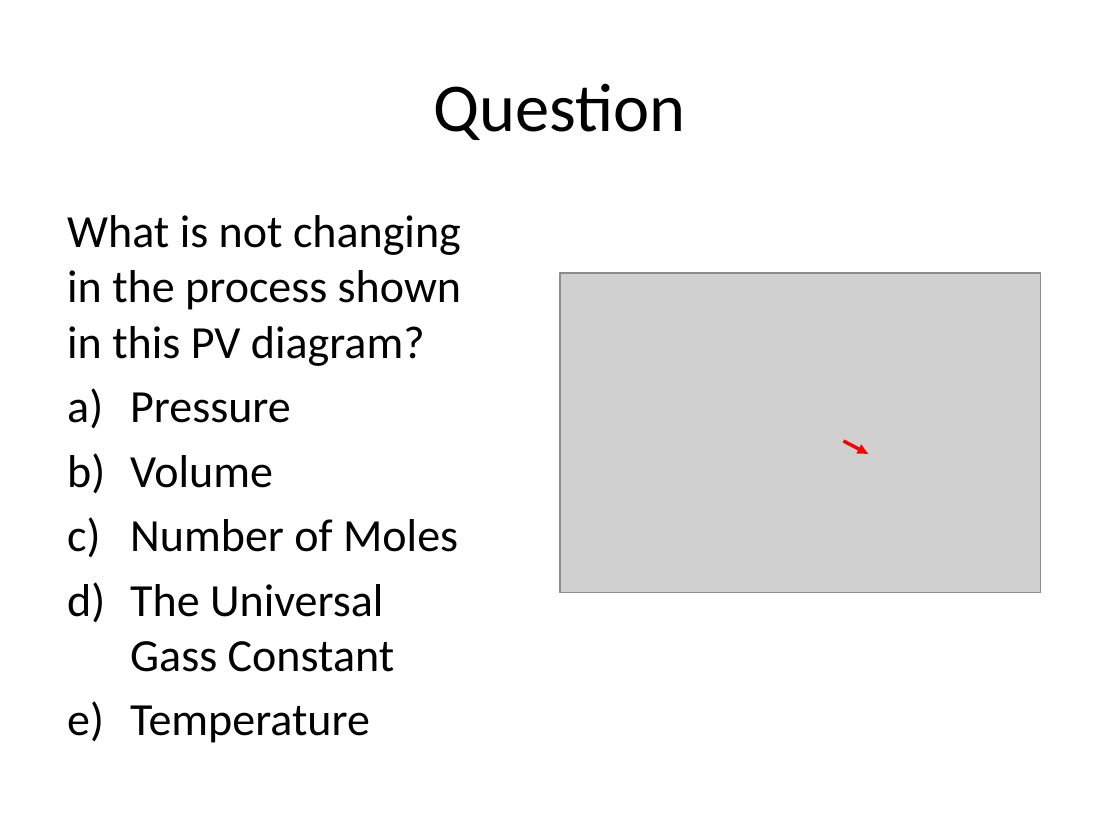
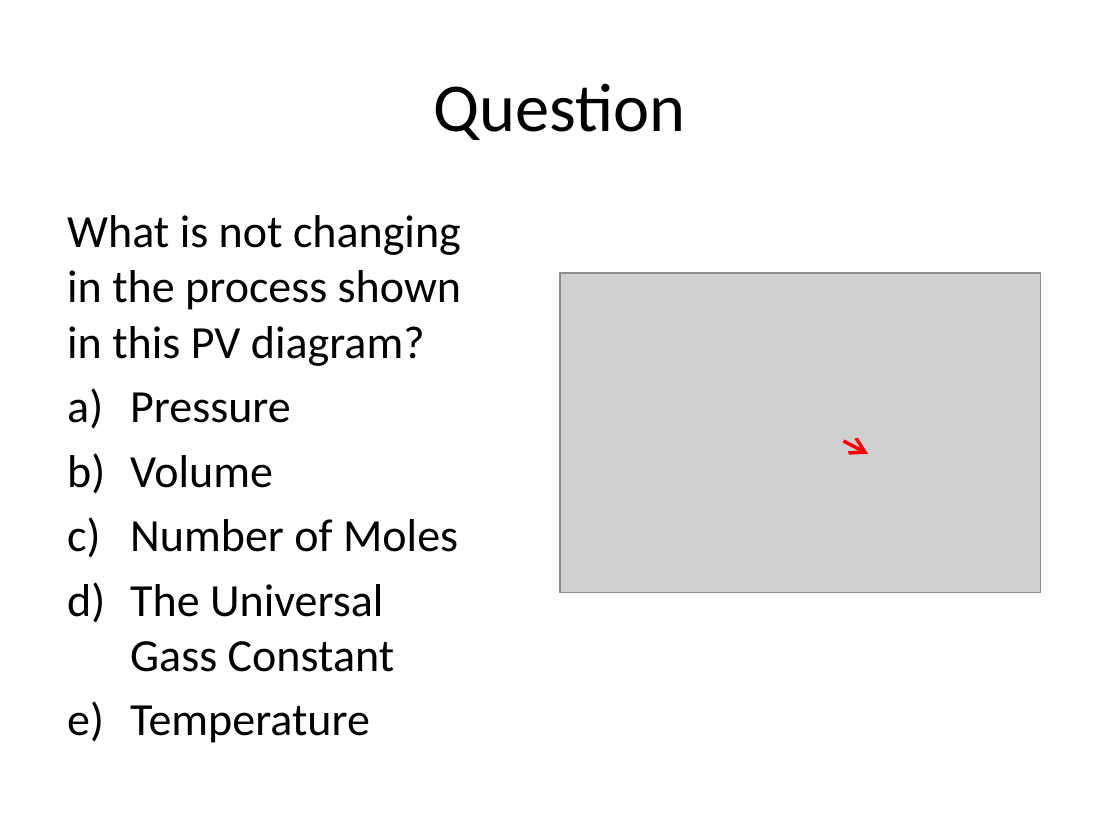
Before and after one commit to rtlines/Introductory-Physics-II, a slide deck: slide 19 of Lecture_Slides/PH 123 Lecture 35.pptx. Drawn at 1120x840 pixels with LibreOffice and Linux fonts; fonts in the diff are those of the drawing; grey boxes stand for pictures. Boxes give left, top, right and bottom in pixels: in the first picture for what was removed or moved away, otherwise in the second. Text is boxed around its words. In the diff, an @@ line names an element or a change of style, - is before the commit and + after.

```diff
--- a/Lecture_Slides/PH 123 Lecture 35.pptx
+++ b/Lecture_Slides/PH 123 Lecture 35.pptx
@@ arrow (843, 441) - (868, 454): arrowheads changed @@
```
Also in this commit, not shown: 1 other slide changed, 1 slide added, 1 slide removed, 7 other files.
